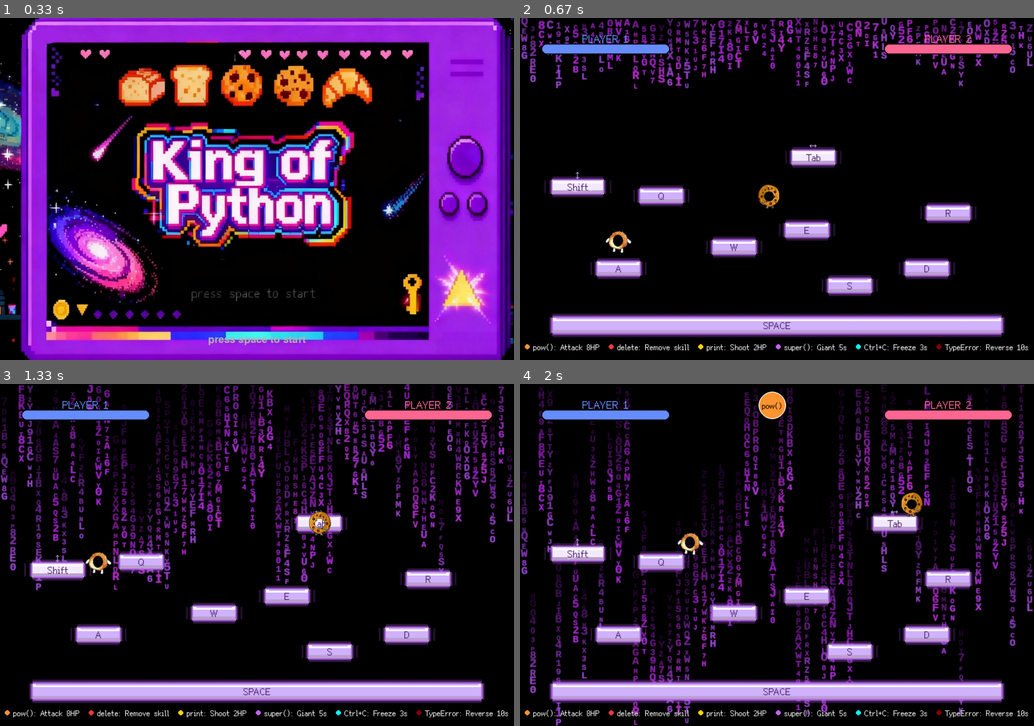
Above: before the commit, frames 1-4 (two rows, left to right).
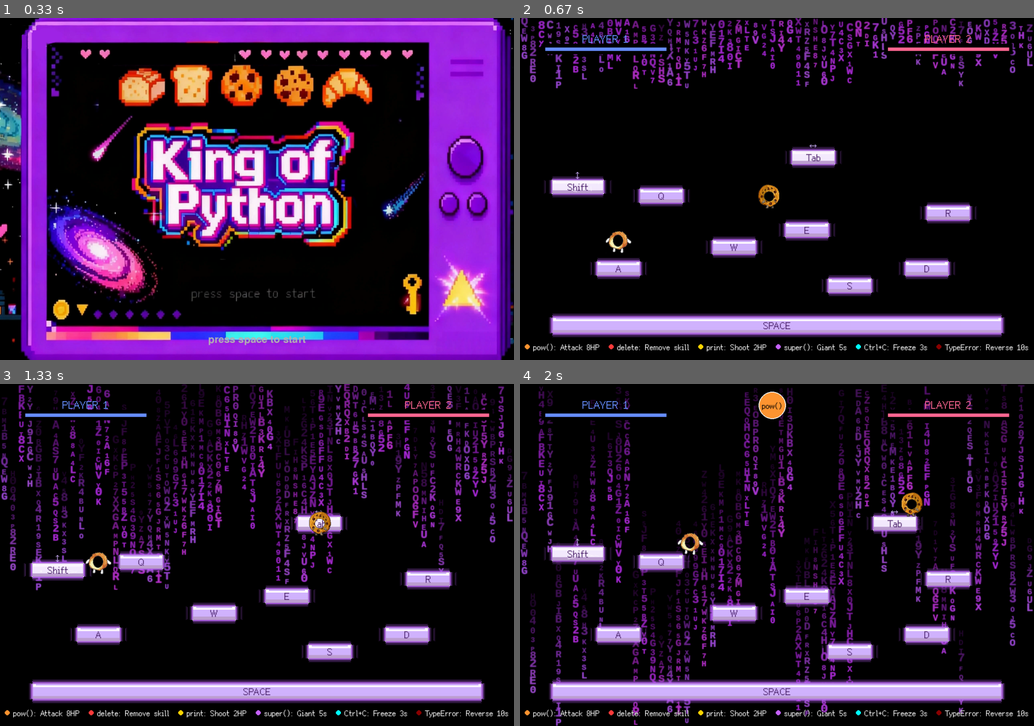
Above: after the commit, the same moments.

Repository: xueyu-coco/King-of-Python
Game: pygame game, started from main.py
Two runs of this game, one before a commit and one after it. Both use one fixed random seed, a clock stepped at 60 frames per second and the inputs below.
Inputs:
- Up to frame 1 (0.33 s): no input
- Up to frame 2 (0.67 s): tap S at 0.33 s
- Up to frame 3 (1.33 s): hold Right 0.67-1.13 s; hold Up from 1.17 s (still down); hold W from 1.17 s (still down)
- Up to frame 4 (2 s): release Up at 1.47 s; release W at 1.47 s; hold Right 1.5-1.97 s; hold D 1.5-1.97 s

Frame 1 is identical in both runs. In frame 2, 1.0% of the frame differs, in the area x 4-96%, y 7-11%; in frame 3, 1.0%; in frame 4, 1.0%.

Commit message:
ui: make player HP bars more pixelated

Diff:
--- a/main.py
+++ b/main.py
@@ -84,17 +84,40 @@
     hp_bar_height = 25
     hp_bar_y = 60
 
-    # 玩家1血条
+    # 玩家1血条（像素化圆角）
     p1_x = 50
-    # 圆角半径：使用高度的一半以获得胶囊形（pill）外观
-    radius = max(2, hp_bar_height // 2)
-    pygame.draw.rect(screen, GRAY, (p1_x, hp_bar_y, hp_bar_width, hp_bar_height), border_radius=radius)
     hp1_width = int((player1.hp / player1.max_hp) * hp_bar_width)
     # 使用指定颜色 (104, 143, 255) 显示玩家1 血条与名称（与玩家2互换）
     p1_color = (104, 143, 255)
-    if hp1_width > 0:
-        pygame.draw.rect(screen, p1_color, (p1_x, hp_bar_y, hp1_width, hp_bar_height), border_radius=radius)
-    pygame.draw.rect(screen, BLACK, (p1_x, hp_bar_y, hp_bar_width, hp_bar_height), 2, border_radius=radius)
+
+    # 像素化设置：更大的像素块以实现更“像素风”的外观
+    PX = 8
+    sw = max(3, hp_bar_width // PX)
+    sh = max(2, hp_bar_height // PX)
+    small = pygame.Surface((sw, sh), pygame.SRCALPHA)
+
+    # 小画布上圆角半径（控制小尺寸上圆角的像素化程度）
+    small_radius = max(1, sh // 2)
+
+    # 背景（灰色）圆角矩形
+    pygame.draw.rect(small, GRAY, (0, 0, sw, sh), border_radius=small_radius)
+
+    # 血量填充（左对齐）在小画布上
+    hp1_small_w = 0
+    if hp_bar_width > 0:
+        hp1_small_w = max(1, int((hp1_width / hp_bar_width) * sw))
+    if hp1_small_w > 0:
+        pygame.draw.rect(small, p1_color, (0, 0, hp1_small_w, sh))
+
+    # 边框（1px）在小画布上绘制以保持像素化边缘
+    outline = pygame.Surface((sw, sh), pygame.SRCALPHA)
+    pygame.draw.rect(outline, BLACK, (0, 0, sw, sh), 1, border_radius=small_radius)
+
+    # 最近邻放大回目标尺寸以获得像素效果
+    scaled = pygame.transform.scale(small, (hp_bar_width, hp_bar_height))
+    scaled_outline = pygame.transform.scale(outline, (hp_bar_width, hp_bar_height))
+    screen.blit(scaled, (p1_x, hp_bar_y))
+    screen.blit(scaled_outline, (p1_x, hp_bar_y))
 
     name1 = "PLAYER 1"
     p1_text = font_small.render(name1, True, p1_color)
@@ -117,15 +140,29 @@
 
     # 玩家2血条（从右到左填充，扣血时从左边减少，保持右对齐）
     p2_x = WIDTH - 50 - hp_bar_width
-    pygame.draw.rect(screen, GRAY, (p2_x, hp_bar_y, hp_bar_width, hp_bar_height), border_radius=radius)
+    # 玩家2血条（像素化圆角，右对齐填充）
     hp2_width = int((player2.hp / player2.max_hp) * hp_bar_width)
     # 使用指定颜色 (255, 104, 147) 显示玩家2 血条与名称（与玩家1互换）
     p2_color = (255, 104, 147)
-    # 血条右对齐，扣血时从左边消失
-    hp2_start_x = p2_x + (hp_bar_width - hp2_width)
-    if hp2_width > 0:
-        pygame.draw.rect(screen, p2_color, (hp2_start_x, hp_bar_y, hp2_width, hp_bar_height), border_radius=radius)
-    pygame.draw.rect(screen, BLACK, (p2_x, hp_bar_y, hp_bar_width, hp_bar_height), 2, border_radius=radius)
+
+    # 像素化小画布（与玩家1相同尺寸）
+    small2 = pygame.Surface((sw, sh), pygame.SRCALPHA)
+    pygame.draw.rect(small2, GRAY, (0, 0, sw, sh), border_radius=small_radius)
+
+    hp2_small_w = 0
+    if hp_bar_width > 0:
+        hp2_small_w = max(1, int((hp2_width / hp_bar_width) * sw))
+    hp2_small_start = max(0, sw - hp2_small_w)
+    if hp2_small_w > 0:
+        pygame.draw.rect(small2, p2_color, (hp2_small_start, 0, hp2_small_w, sh))
+
+    outline2 = pygame.Surface((sw, sh), pygame.SRCALPHA)
+    pygame.draw.rect(outline2, BLACK, (0, 0, sw, sh), 1, border_radius=small_radius)
+
+    scaled2 = pygame.transform.scale(small2, (hp_bar_width, hp_bar_height))
+    scaled_outline2 = pygame.transform.scale(outline2, (hp_bar_width, hp_bar_height))
+    screen.blit(scaled2, (p2_x, hp_bar_y))
+    screen.blit(scaled_outline2, (p2_x, hp_bar_y))
 
     name2 = "PLAYER 2"
     p2_text = font_small.render(name2, True, p2_color)
